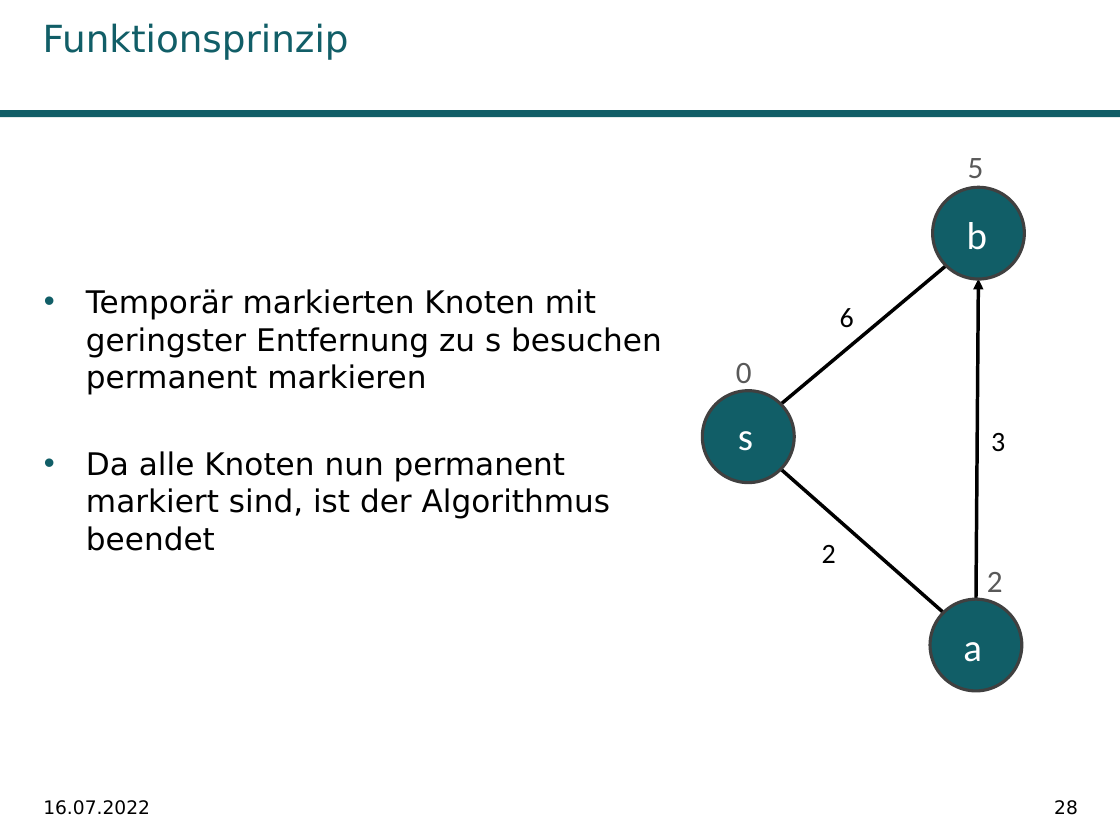
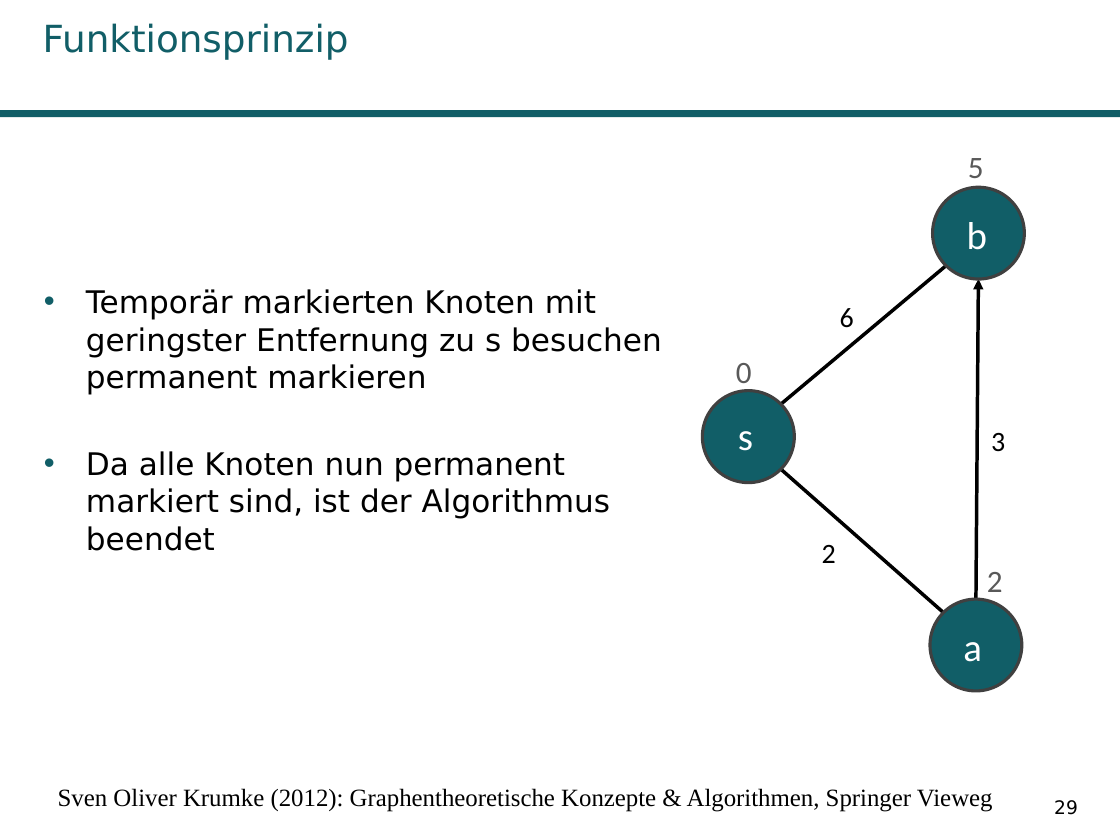
Before and after one commit to Kage0x3B/wissenschaftliches-arbeiten-praesentation, a slide deck: slide 29 of Präsentation Pfadplanungsalgorithmen.pptx (slide 28 before the commit). Drawn at 1120x840 pixels with LibreOffice and Linux fonts; fonts in the diff are those of the drawing; background and template pictures are left out. Boxes give left, top, right and bottom in pixels: in the first picture for what was removed or moved away, otherwise in the second. Text is boxed around its words. In the diff, an @@ line names an element or a change of style, - is before the commit and + after.

```diff
--- a/Präsentation Pfadplanungsalgorithmen.pptx
+++ b/Präsentation Pfadplanungsalgorithmen.pptx
@@ text removed at <box>43,800,150,815</box> @@
-16.07.2022
@@ text added at <box>58,788,993,812</box>, 16 pt, text #000000 @@
+Sven Oliver Krumke (2012): Graphentheoretische Konzepte & Algorithmen, Springer Vieweg
@@ page number at <box>1054,800,1078,815</box>: text changed @@
-28
+29
```
Also in this commit, not shown: 38 other slides changed, 4 slides added, 2 slides removed, 1 other file.
